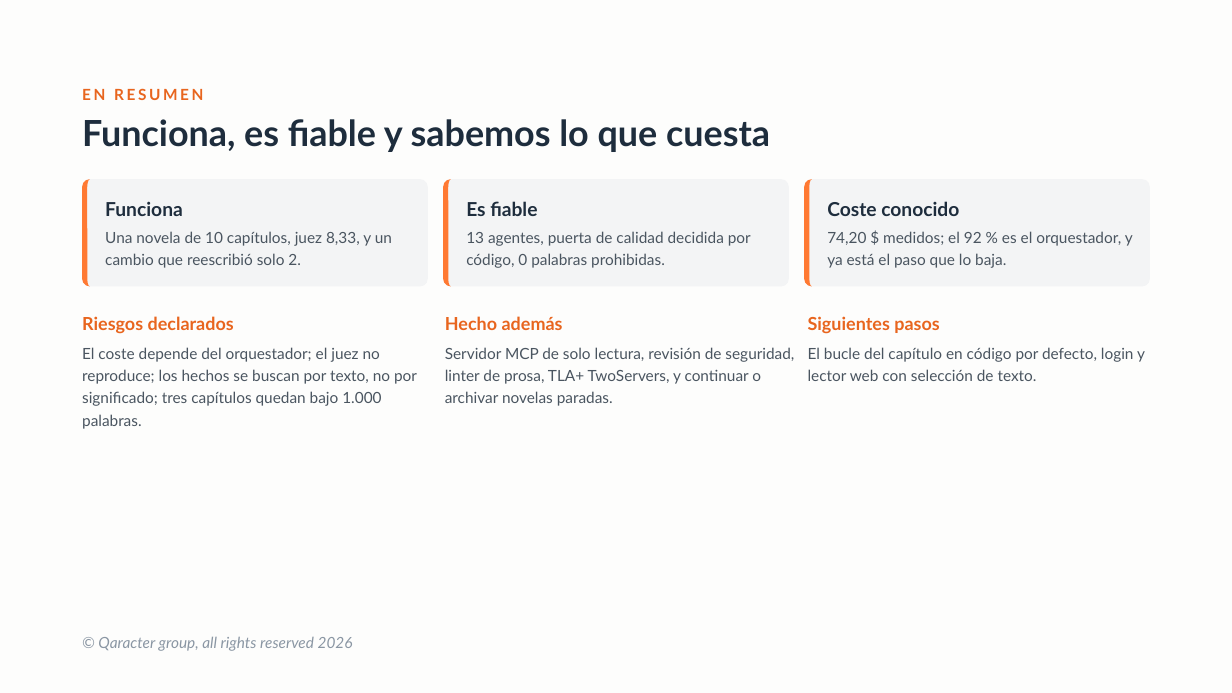
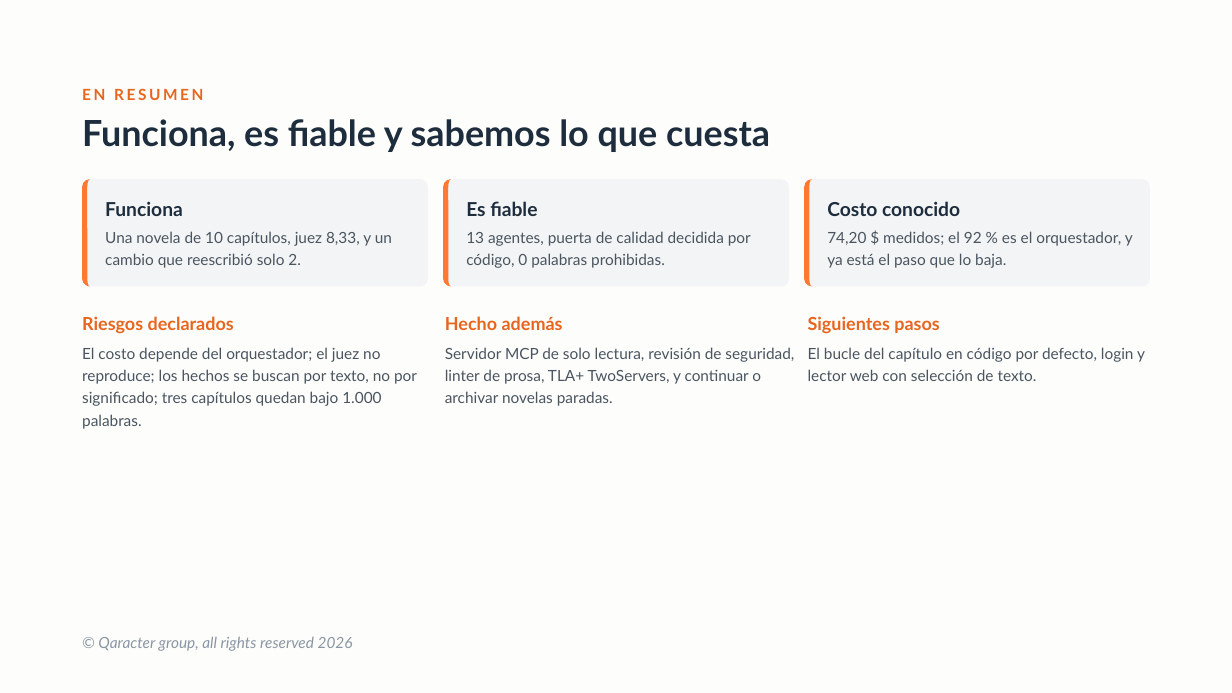
Before and after one commit to davidcalham12/My-story, a slide deck: slide 17 of presentacion/storymaker-deck.pptx. Drawn at 1232x693 pixels with LibreOffice and Linux fonts; fonts in the diff are those of the drawing. Boxes give left, top, right and bottom in pixels: in the first picture for what was removed or moved away, otherwise in the second. Text is boxed around its words. In the diff, an @@ line names an element or a change of style, - is before the commit and + after.

```diff
--- a/presentacion/storymaker-deck.pptx
+++ b/presentacion/storymaker-deck.pptx
@@ text at box(827, 201, 960, 216): text changed @@
-Coste conocido
+Costo conocido
@@ text at box(82, 347, 417, 429): text changed @@
-El coste depende del orquestador; el juez no reproduce; los hechos se buscan por texto, no por significado; tres capítulos quedan bajo 1.000 palabras.
+El costo depende del orquestador; el juez no reproduce; los hechos se buscan por texto, no por significado; tres capítulos quedan bajo 1.000 palabras.
```
Also in this commit, not shown: 5 other slides changed, 2 other files.
